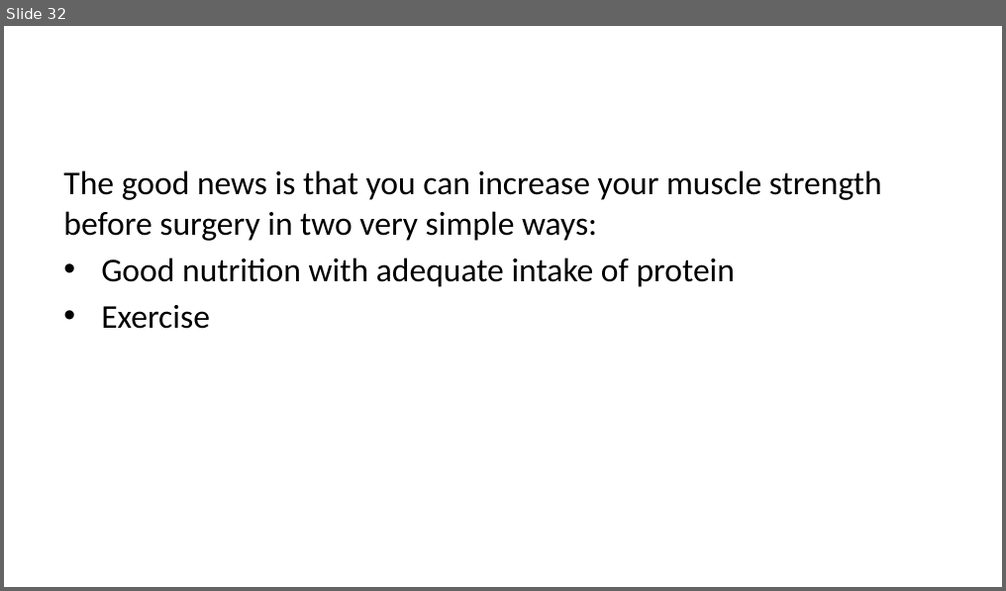
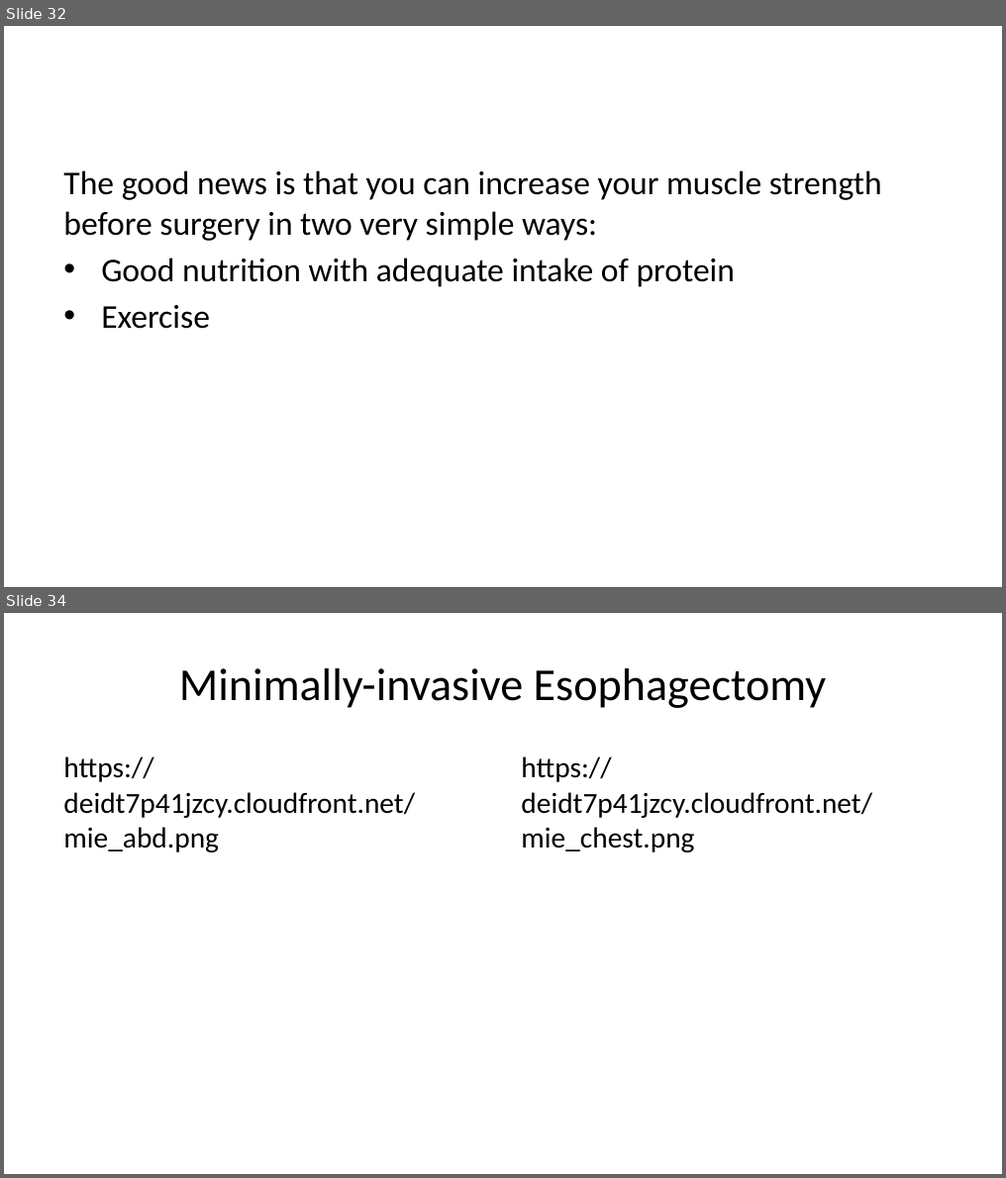
Before and after one commit to jcsalo/patient_education, a slide deck: lci_surgery.pptx. Shown one above the other, each under a label of ours: slide 32 before the commit, slides 32 and 34 after it; the slides between them are not shown. The pictures are 1006x591 and 1006x1178 pixels, drawn with LibreOffice and Linux fonts; fonts in the diff are those of the drawing. Boxes give left, top, right and bottom in pixels: in the first picture for what was removed or moved away, otherwise in the second. Text is boxed around its words. In the diff, an @@ line names an element or a change of style, - is before the commit and + after.

```diff
--- a/lci_surgery.pptx
+++ b/lci_surgery.pptx
@@ slide 34 added at [4,613,1002,1174], background #FFFFFF @@
@@ title added at [179,668,827,708], 33 pt, text #000000 @@
+Minimally-invasive Esophagectomy
@@ text added at [63,757,415,853], 21 pt, text #000000 @@
+https://deidt7p41jzcy.cloudfront.net/mie_abd.png
@@ text added at [521,757,872,853], 21 pt, text #000000 @@
+https://deidt7p41jzcy.cloudfront.net/mie_chest.png
```
Also in this commit, not shown: 1 slide changed, 9 other slides added, 3 slides removed, 34 other files.
